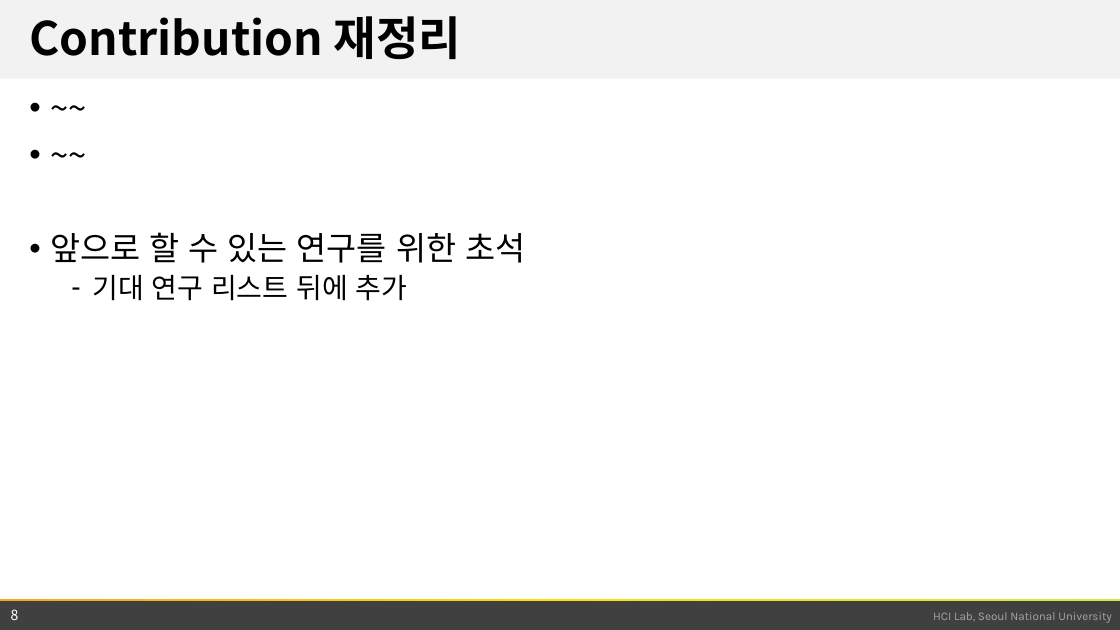
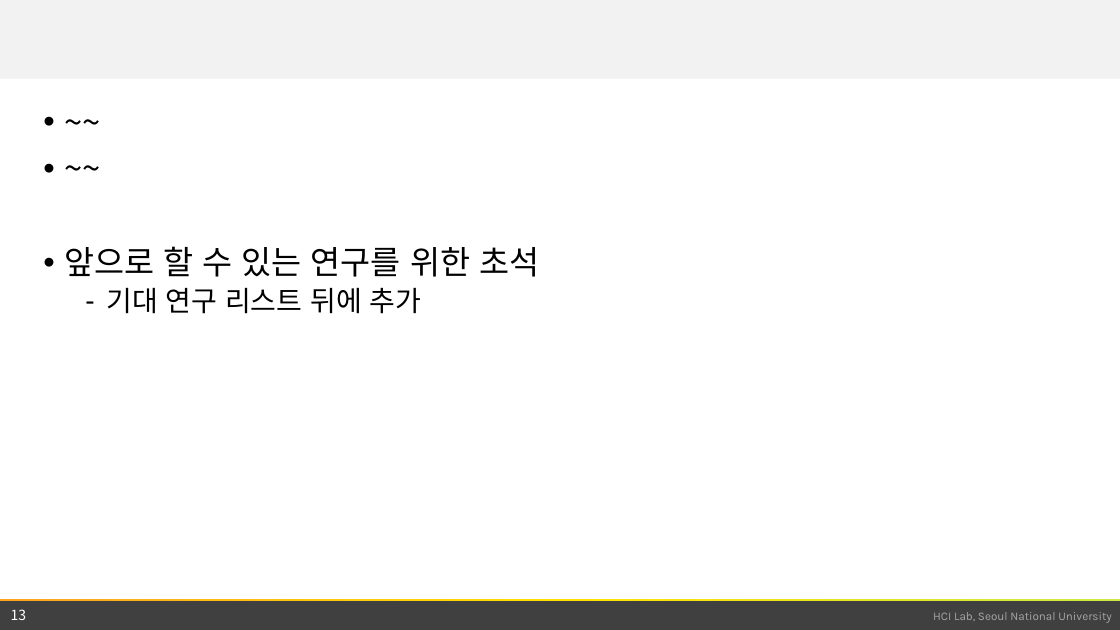
Before and after one commit to snu-infovis-2017/ReVA, a slide deck: slide 13 of term_project.pptx (slide 8 before the commit). Drawn at 1120x630 pixels with LibreOffice and Linux fonts; fonts in the diff are those of the drawing; background and template pictures are left out. Boxes give left, top, right and bottom in pixels: in the first picture for what was removed or moved away, otherwise in the second. Text is boxed around its words. In the diff, an @@ line names an element or a change of style, - is before the commit and + after.

```diff
--- a/term_project.pptx
+++ b/term_project.pptx
@@ title removed at box(29, 16, 462, 59) @@
-Contribution 재정리
@@ text "~~": place and size @@
-text "~~" at box(50, 232, 525, 301)
+text "~~" at box(64, 246, 539, 314)
@@ page number at box(11, 609, 27, 620): text changed @@
-8
+13
```
Also in this commit, not shown: 5 other slides changed, 6 slides added, 4 slides removed, 2 other files.
